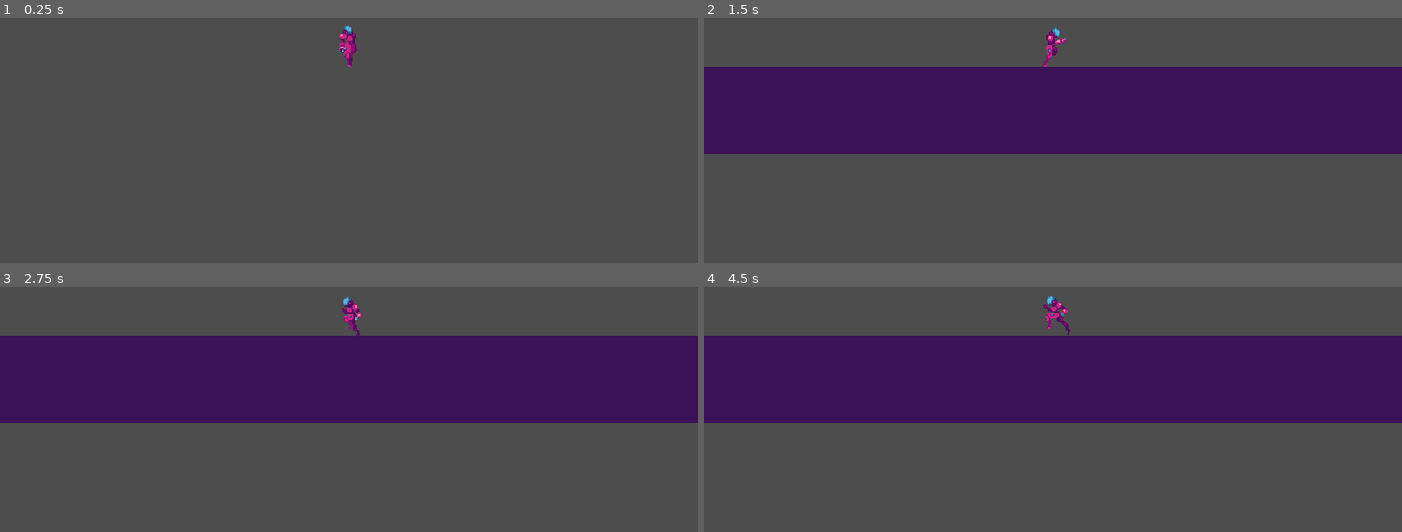
Above: before the commit, frames 1-4 (two rows, left to right).
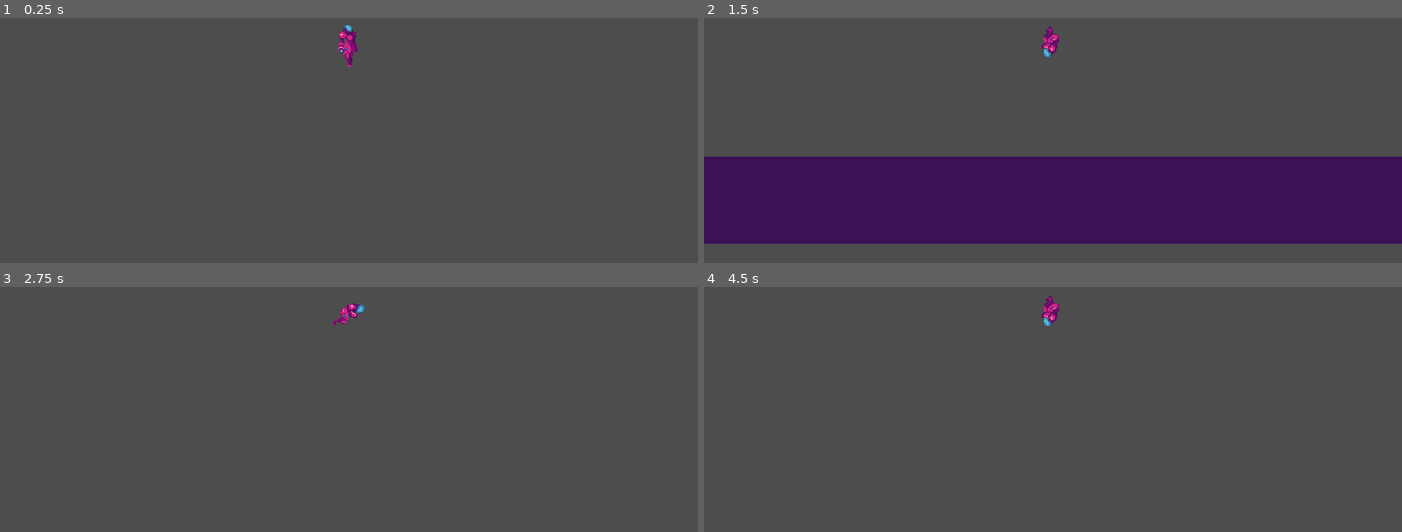
Above: after the commit, the same moments.

Repository: SMSourov/godot-practice
Game: Godot game, scene res://levels/level.tscn
Same seed, same stepped clock (60 frames per second), same inputs: the game is played once before the commit and once after it.
Inputs:
- Up to frame 1 (0.25 s): no input
- Up to frame 2 (1.5 s): hold D (move_right) from 0.53 s (still down); tap Space (jump, bound only after the commit) at 0.6, 0.77, 1.07, 1.35 s
- Up to frame 3 (2.75 s): tap Space (jump, bound only after the commit) at 1.52, 1.82, 2.1 s; release D (move_right) at 2.03 s; hold A (move_left) from 2.03 s (still down)
- Up to frame 4 (4.5 s): release A (move_left) at 2.78 s; hold D (move_right) 2.78-4.28 s; tap Space (jump, bound only after the commit) at 2.85, 3.02, 3.32, 3.6, 3.77, 4.07, 4.35 s; hold A (move_left) from 4.28 s (still down)

The runs differ from the first frame. In frame 1, less than 0.1% of the frame differs, in the area x 48-52%, y 2-15%; in frame 2, 71%, in the area x 0-100%, y 3-93%; in frame 3, 36%; in frame 4, 36%.

Commit message:
player jump state and jump animation

Diff:
--- a/chronbot-practice/player/player.gd
+++ b/chronbot-practice/player/player.gd
@@ -3,23 +3,25 @@
 
 const GRAVITY = 1000
 const SPEED = 300
+const JUMP = -300
+const JUMP_HORIZONTAL = 100
 
-enum State { Idle, Run }
+enum State { Idle, Run, Jump }
 
 var current_state: State
 
 func _ready():
 	current_state = State.Idle
 
-func print_state(state: State) -> void:
-	print("State: ", State.keys()[current_state])
 
 func _physics_process(delta: float) -> void:
 	player_falling(delta)
-	player_idle(delta)
+	player_idle()
 	player_run()
+	player_jump(delta)
 	move_and_slide()
 	player_animation()
+	print("State: ", State.keys()[current_state])
 
 
 func player_falling(delta: float) -> void:
@@ -27,13 +29,16 @@
 		velocity.y += GRAVITY * delta
 
 
-func player_idle(delta: float) -> void:
+func player_idle() -> void:
 	if is_on_floor():
 		current_state = State.Idle
-		print_state(current_state)
+
 
 
 func player_run() -> void:
+	if !is_on_floor():
+		return
+
 	var direction = Input.get_axis("move_left", "move_right")
 
 	if direction:
@@ -48,7 +53,16 @@
 
 	if direction != 0:
 		current_state = State.Run
-		print_state(current_state)
+
+
+func player_jump(delta: float) -> void:
+	if Input.is_action_just_pressed("jump"):
+		velocity.y += JUMP
+		current_state = State.Jump
+
+	if !is_on_floor() and current_state == State.Jump:
+		var direction = Input.get_axis("move_left", "move_right")
+		velocity.x += direction * JUMP_HORIZONTAL * delta
 
 
 func player_animation():
@@ -56,3 +70,5 @@
 		animated_sprite_2d.play("idle")
 	elif current_state == State.Run:
 		animated_sprite_2d.play("run")
+	elif  current_state == State.Jump:
+		animated_sprite_2d.play("jump")
--- a/chronbot-practice/player/player.tscn
+++ b/chronbot-practice/player/player.tscn
@@ -1,8 +1,9 @@
-[gd_scene load_steps=20 format=3 uid="uid://cihnso23gcp8c"]
+[gd_scene load_steps=27 format=3 uid="uid://cihnso23gcp8c"]
 
 [ext_resource type="Texture2D" uid="uid://5hq5lfqe5o06" path="res://assets/player/player-idle.png" id="1_djnia"]
-[ext_resource type="Script" path="res://player/player.gd" id="1_ha8wk"]
+[ext_resource type="Script" path="res://player/player.gd" id="1_uw7xv"]
 [ext_resource type="Texture2D" uid="uid://cw5ksi73ismqn" path="res://assets/player/player-run.png" id="2_j6cb8"]
+[ext_resource type="Texture2D" uid="uid://vgpqxd5duvy5" path="res://assets/player/player-jump.png" id="3_qnih3"]
 
 [sub_resource type="AtlasTexture" id="AtlasTexture_xo5h5"]
 atlas = ExtResource("1_djnia")
@@ -19,6 +20,30 @@
 [sub_resource type="AtlasTexture" id="AtlasTexture_xojdl"]
 atlas = ExtResource("1_djnia")
 region = Rect2(240, 0, 80, 80)
+
+[sub_resource type="AtlasTexture" id="AtlasTexture_ss6fn"]
+atlas = ExtResource("3_qnih3")
+region = Rect2(0, 0, 80, 80)
+
+[sub_resource type="AtlasTexture" id="AtlasTexture_85pdg"]
+atlas = ExtResource("3_qnih3")
+region = Rect2(80, 0, 80, 80)
+
+[sub_resource type="AtlasTexture" id="AtlasTexture_iug7f"]
+atlas = ExtResource("3_qnih3")
+region = Rect2(160, 0, 80, 80)
+
+[sub_resource type="AtlasTexture" id="AtlasTexture_q6f7e"]
+atlas = ExtResource("3_qnih3")
+region = Rect2(240, 0, 80, 80)
+
+[sub_resource type="AtlasTexture" id="AtlasTexture_e3s6j"]
+atlas = ExtResource("3_qnih3")
+region = Rect2(320, 0, 80, 80)
+
+[sub_resource type="AtlasTexture" id="AtlasTexture_3xgfa"]
+atlas = ExtResource("3_qnih3")
+region = Rect2(400, 0, 80, 80)
 
 [sub_resource type="AtlasTexture" id="AtlasTexture_i0a2f"]
 atlas = ExtResource("2_j6cb8")
@@ -86,6 +111,29 @@
 }, {
 "frames": [{
 "duration": 1.0,
+"texture": SubResource("AtlasTexture_ss6fn")
+}, {
+"duration": 1.0,
+"texture": SubResource("AtlasTexture_85pdg")
+}, {
+"duration": 1.0,
+"texture": SubResource("AtlasTexture_iug7f")
+}, {
+"duration": 1.0,
+"texture": SubResource("AtlasTexture_q6f7e")
+}, {
+"duration": 1.0,
+"texture": SubResource("AtlasTexture_e3s6j")
+}, {
+"duration": 1.0,
+"texture": SubResource("AtlasTexture_3xgfa")
+}],
+"loop": false,
+"name": &"jump",
+"speed": 8.0
+}, {
+"frames": [{
+"duration": 1.0,
 "texture": SubResource("AtlasTexture_i0a2f")
 }, {
 "duration": 1.0,
@@ -125,14 +173,15 @@
 height = 40.0
 
 [node name="Player" type="CharacterBody2D"]
-script = ExtResource("1_ha8wk")
+script = ExtResource("1_uw7xv")
 
 [node name="AnimatedSprite2D" type="AnimatedSprite2D" parent="."]
 position = Vector2(0, -24)
 sprite_frames = SubResource("SpriteFrames_c8s4q")
-animation = &"idle"
+animation = &"jump"
 autoplay = "idle"
-frame_progress = 0.789646
+frame = 5
+frame_progress = 1.0
 
 [node name="CollisionShape2D" type="CollisionShape2D" parent="."]
 position = Vector2(0, -20)
--- a/chronbot-practice/project.godot
+++ b/chronbot-practice/project.godot
@@ -19,8 +19,8 @@
 
 window/size/viewport_width=640
 window/size/viewport_height=360
-window/size/window_width_override=1280
-window/size/window_height_override=720
+window/size/window_width_override=960
+window/size/window_height_override=540
 window/stretch/mode="viewport"
 
 [input]
@@ -37,6 +37,11 @@
 , Object(InputEventKey,"resource_local_to_scene":false,"resource_name":"","device":-1,"window_id":0,"alt_pressed":false …(186 unchanged characters)…
 ]
 }
+jump={
+"deadzone": 0.5,
+"events": [Object(InputEventKey,"resource_local_to_scene":false,"resource_name":"","device":-1,"window_id":0,"alt_pressed":false,"shift_pressed":false,"ctrl_pressed":false,"meta_pressed":false,"pressed":false,"keycode":0,"physical_keycode":32,"key_label":0,"unicode":32,"location":0,"echo":false,"script":null)
+]
+}
 
 [layer_names]
 
